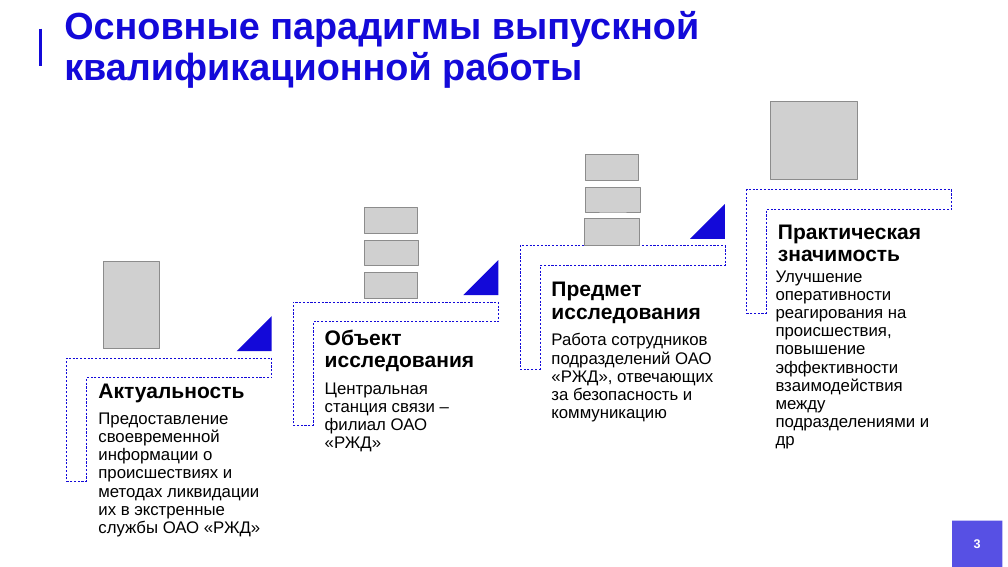
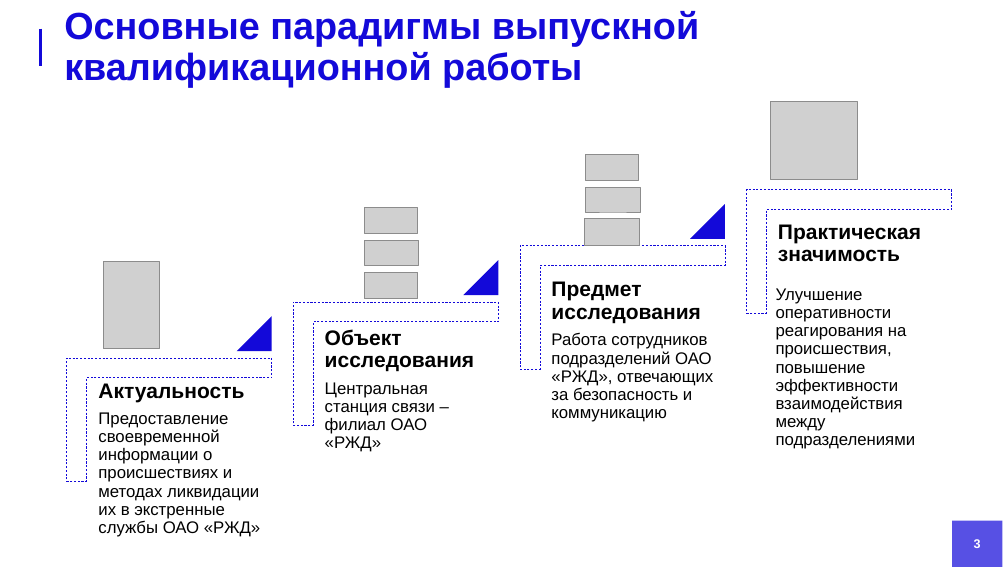
Before and after one commit to BogushevichAnton/Graduate_Work_v2.0, a slide deck: slide 3 of Power/ВКР.pptx. Drawn at 1008x567 pixels with LibreOffice and Linux fonts; fonts in the diff are those of the drawing; grey boxes stand for pictures; background and template pictures are left out. Boxes give left, top, right and bottom in pixels: in the first picture for what was removed or moved away, otherwise in the second. Text is boxed around its words. In the diff, an @@ line names an element or a change of style, - is before the commit and + after.

```diff
--- a/Power/ВКР.pptx
+++ b/Power/ВКР.pptx
@@ text in free at [776,288,916,449]: text changed @@
-  Улучшение оперативности реагирования на происшествия, повышение эффективности взаимодействия между подразделениями и др
+  Улучшение оперативности реагирования на происшествия, повышение эффективности взаимодействия между подразделениями
```
Also in this commit, not shown: 1 slide added, 5 slides removed, 7 other files.
